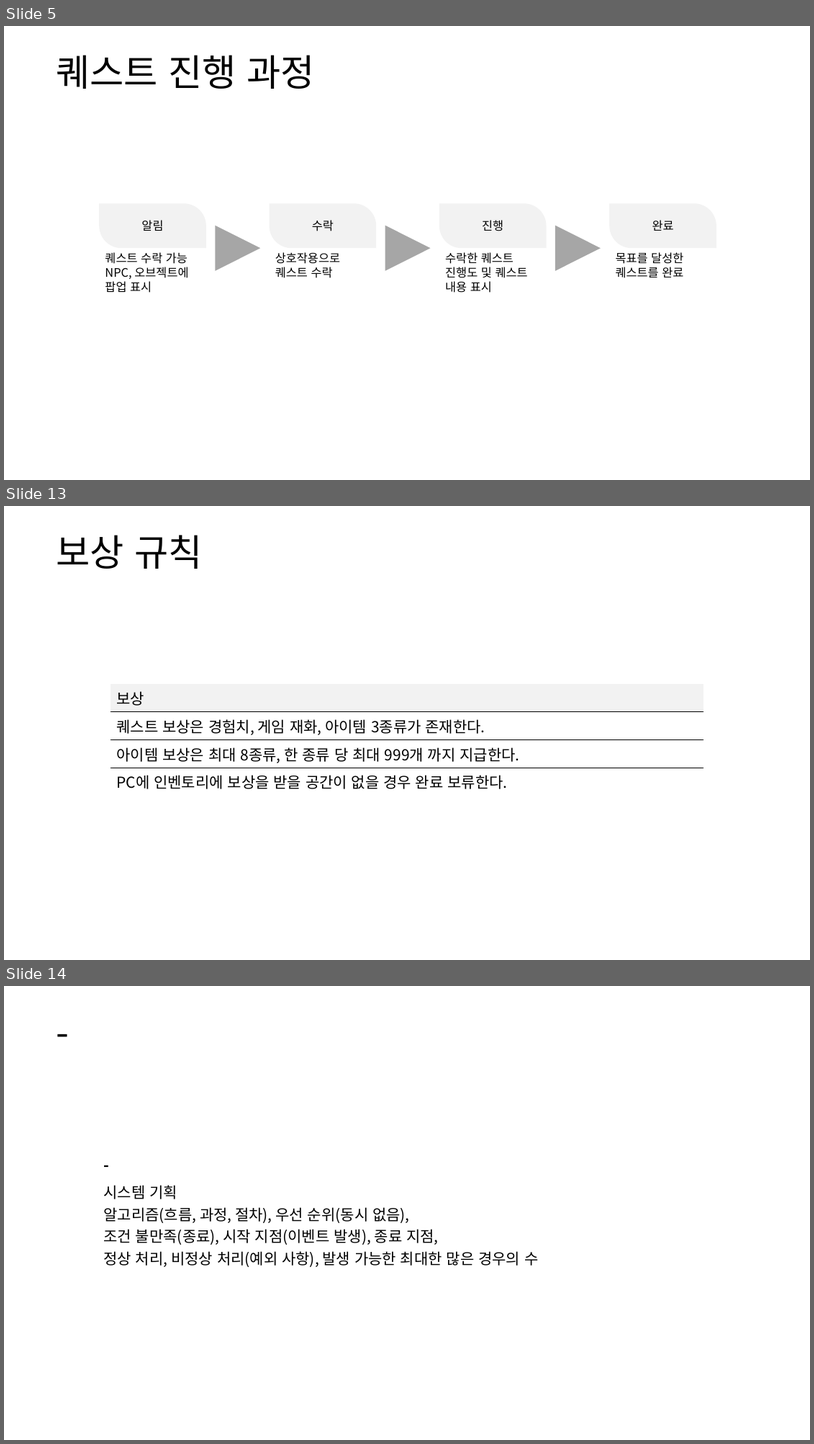
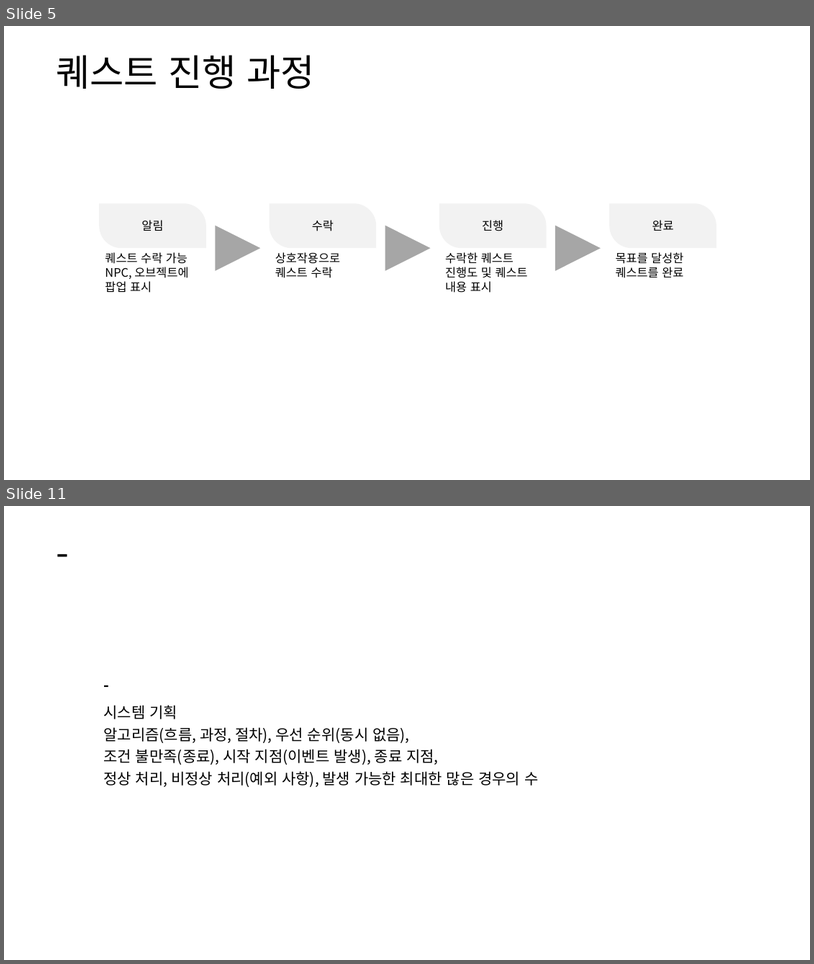
Before and after one commit to yjk0401/unityenginebasic_9th, a slide deck: 기획/방랑엽사전/퀘스트 시스템 기획서.pptx. Shown one above the other, each under a label of ours: slides 5, 13 and 14 before the commit, slides 5 and 11 after it; the slides between them are not shown. The pictures are 814x1444 and 814x964 pixels, drawn with LibreOffice and Linux fonts; fonts in the diff are those of the drawing. Boxes give left, top, right and bottom in pixels: in the first picture for what was removed or moved away, otherwise in the second. Text is boxed around its words. In the diff, an @@ line names an element or a change of style, - is before the commit and + after.

```diff
--- a/기획/방랑엽사전/퀘스트 시스템 기획서.pptx
+++ b/기획/방랑엽사전/퀘스트 시스템 기획서.pptx
@@ slide 13 removed at (4,506,810,960), background #FFFFFF @@
@@ text removed at (56,535,202,569) @@
-보상 규칙
@@ table removed at (111,684,704,792), 4 rows, 1 columns @@
-보상
-퀘스트 보상은 경험치, 게임 재화, 아이템 3종류가 존재한다.
-아이템 보상은 최대 8종류, 한 종류 당 최대 999개 까지 지급한다.
-PC에 인벤토리에 보상을 받을 공간이 없을 경우 완료 보류한다.
@@ what was slide 14 is now slide 11 @@
```
Also in this commit, not shown: 5 slides changed, 2 other slides removed, 6 other files.
